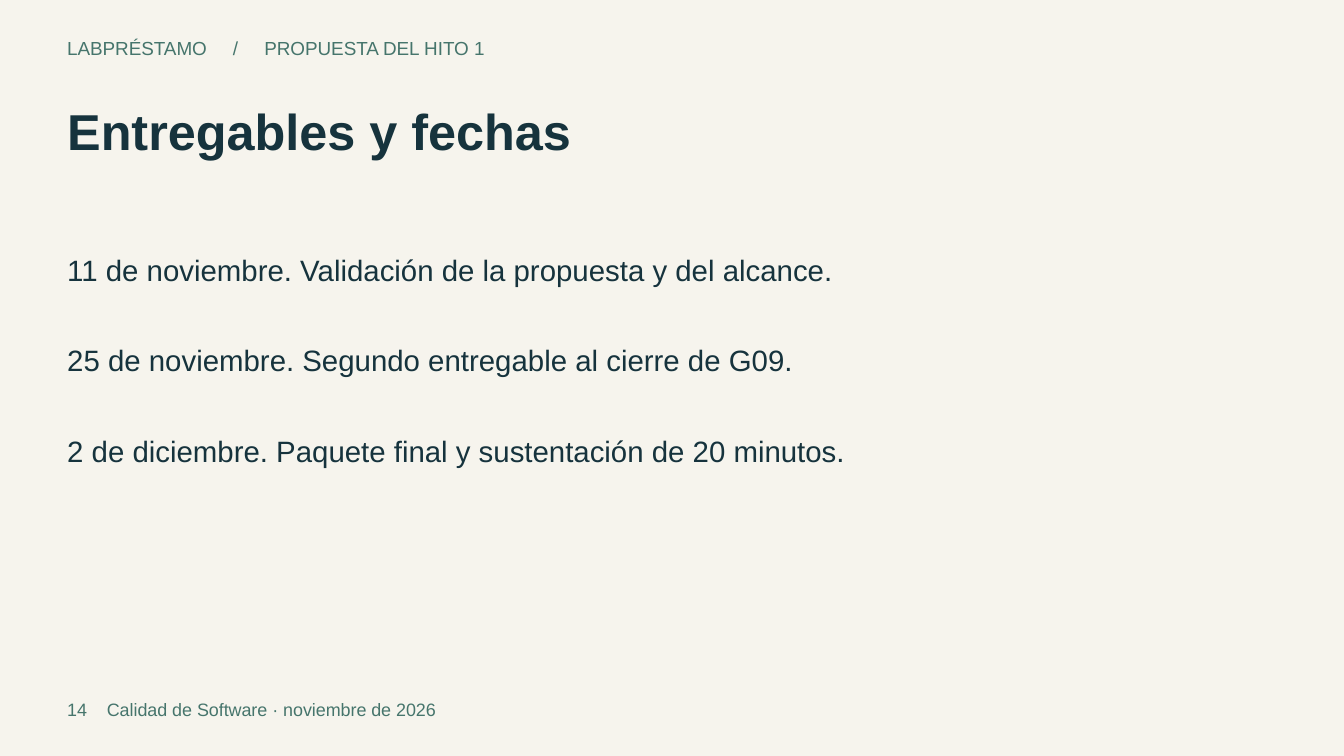
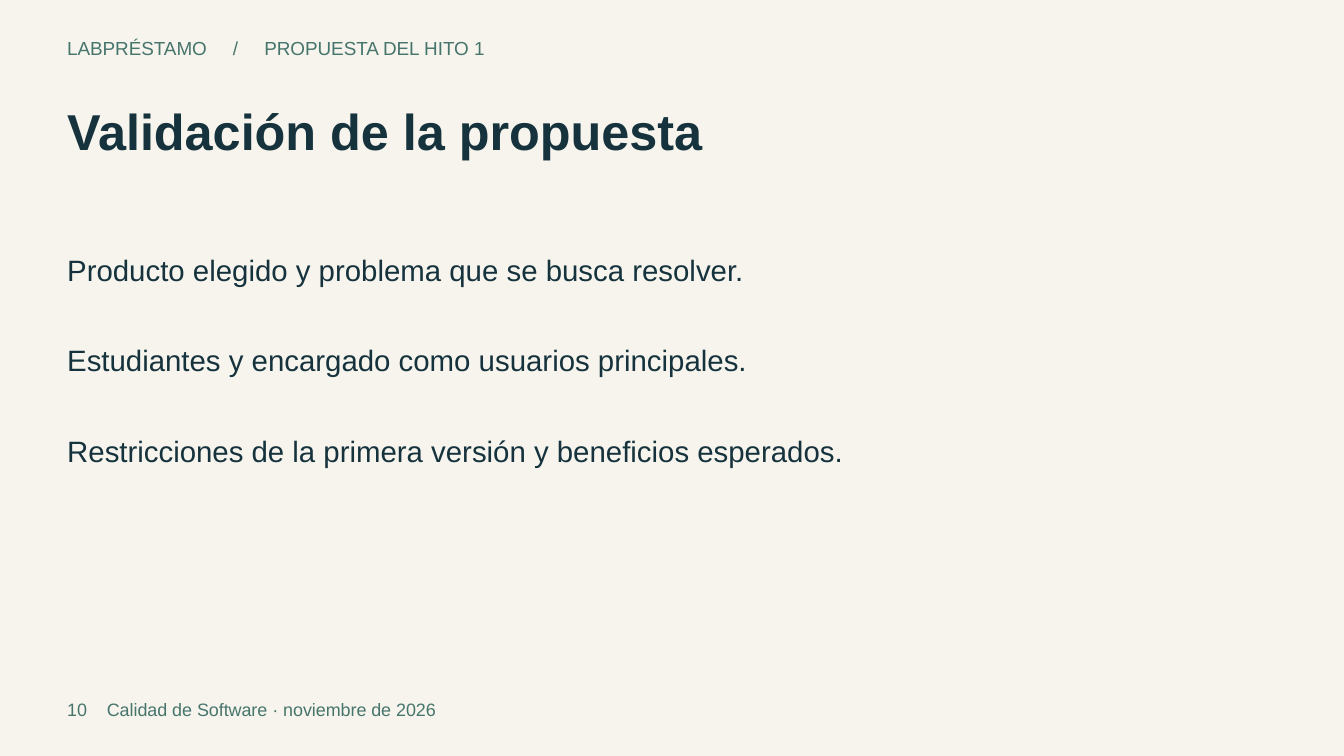
Before and after one commit to Piero-design/LabPrestamo, a slide deck: slide 10 of documentos/LabPrestamo_Hito_1.pptx (slide 14 before the commit). Drawn at 1344x756 pixels with LibreOffice and Linux fonts; fonts in the diff are those of the drawing. Boxes give left, top, right and bottom in pixels: in the first picture for what was removed or moved away, otherwise in the second. Text is boxed around its words. In the diff, an @@ line names an element or a change of style, - is before the commit and + after.

Commit message:
Ajustar al alcance del primer entregable e incorporar mockups

```diff
--- a/documentos/LabPrestamo_Hito_1.pptx
+++ b/documentos/LabPrestamo_Hito_1.pptx
@@ text at <box>67,113,702,160</box>: text changed @@
-Entregables y fechas
+Validación de la propuesta
@@ text at <box>67,259,743,287</box>: text changed @@
-11 de noviembre. Validación de la propuesta y del alcance.
+Producto elegido y problema que se busca resolver.
@@ text at <box>67,349,747,377</box>: text changed @@
-25 de noviembre. Segundo entregable al cierre de G09.
+Estudiantes y encargado como usuarios principales.
@@ text at <box>67,440,842,467</box>: text changed @@
-2 de diciembre. Paquete final y sustentación de 20 minutos.
+Restricciones de la primera versión y beneficios esperados.
@@ text at <box>67,703,436,716</box>: text changed @@
-14 Calidad de Software · noviembre de 2026
+10 Calidad de Software · noviembre de 2026
```
Also in this commit, not shown: 6 other slides changed, 3 slides added, 8 slides removed, 8 other files.
